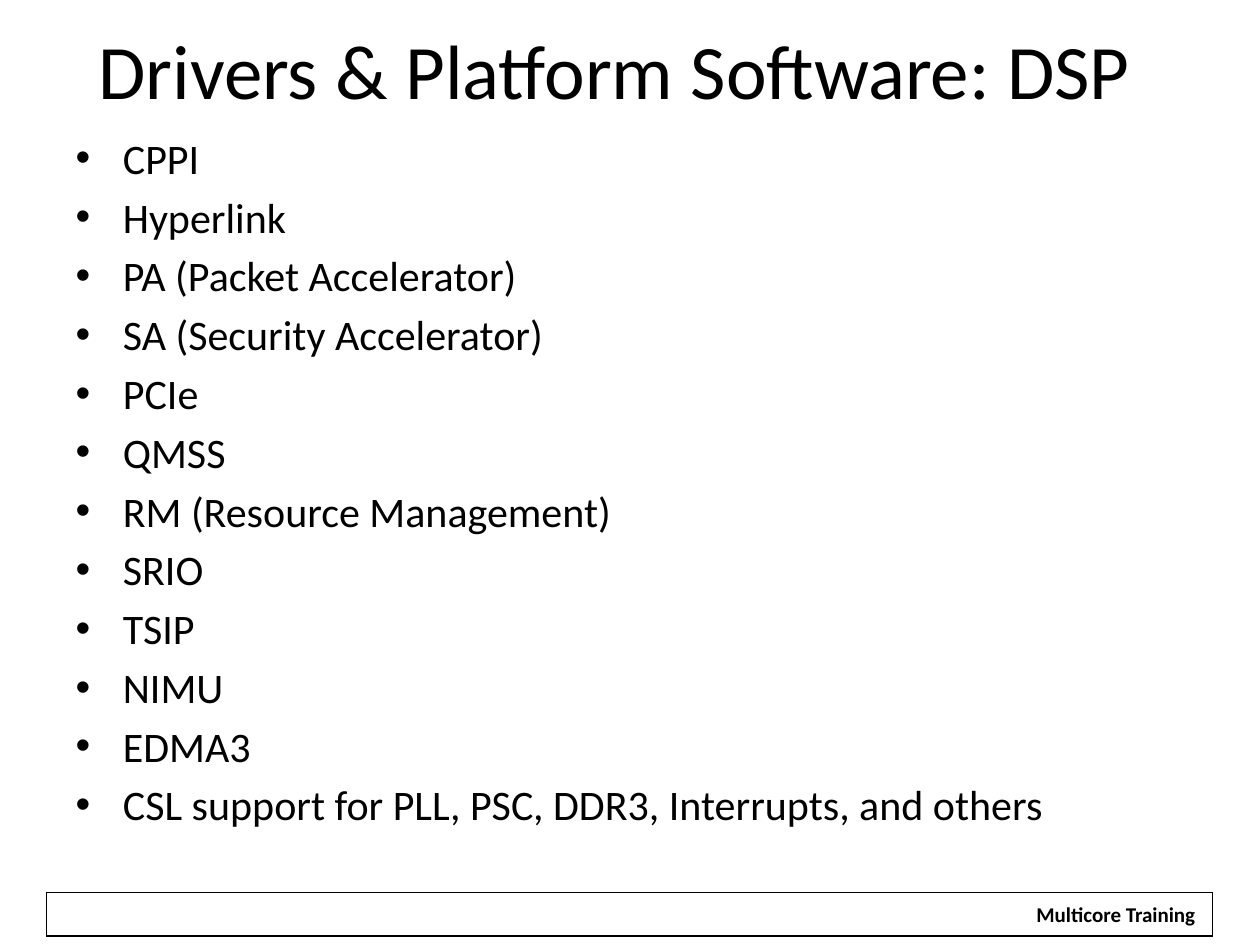
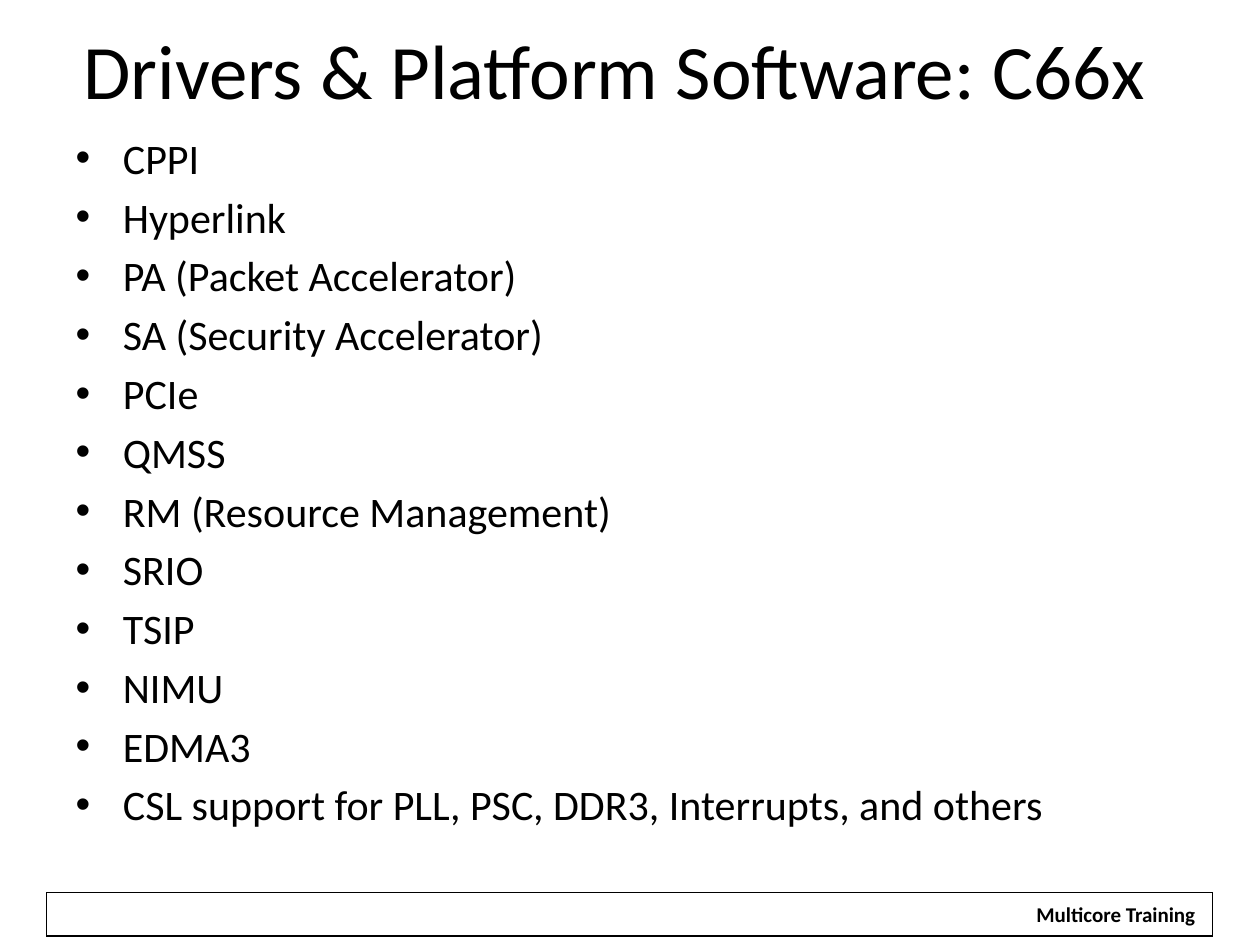
Before and after one commit to hari1989/keystone-workshop, a slide deck: slide 32 of preliminary/Working/presentations/KS1-2 SW Overview.pptx (slide 33 before the commit). Drawn at 1260x945 pixels with LibreOffice and Linux fonts; fonts in the diff are those of the drawing; background and template pictures are left out. Boxes give left, top, right and bottom in pixels: in the first picture for what was removed or moved away, otherwise in the second. Text is boxed around its words. In the diff, an @@ line names an element or a change of style, - is before the commit and + after.

```diff
--- a/preliminary/Working/presentations/KS1-2 SW Overview.pptx
+++ b/preliminary/Working/presentations/KS1-2 SW Overview.pptx
@@ text at [83,45,1144,100]: text changed @@
-Drivers & Platform Software: DSP
+Drivers & Platform Software: C66x
```
Also in this commit, not shown: 5 other slides changed, 1 slide removed.
